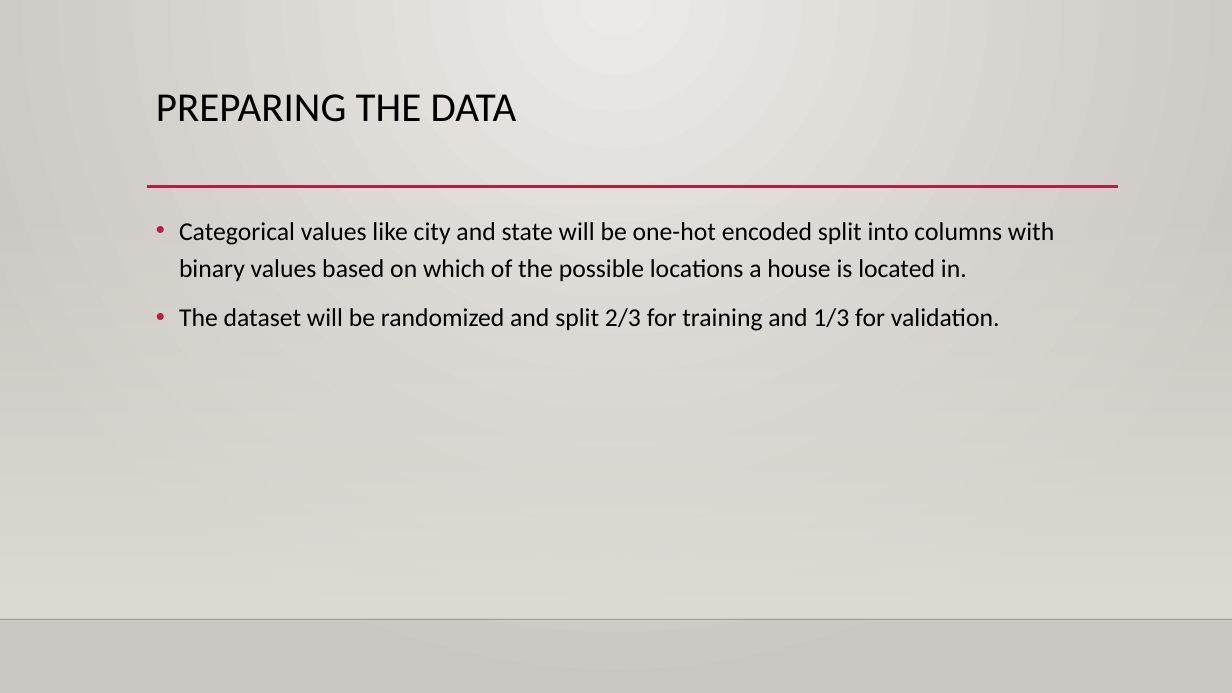
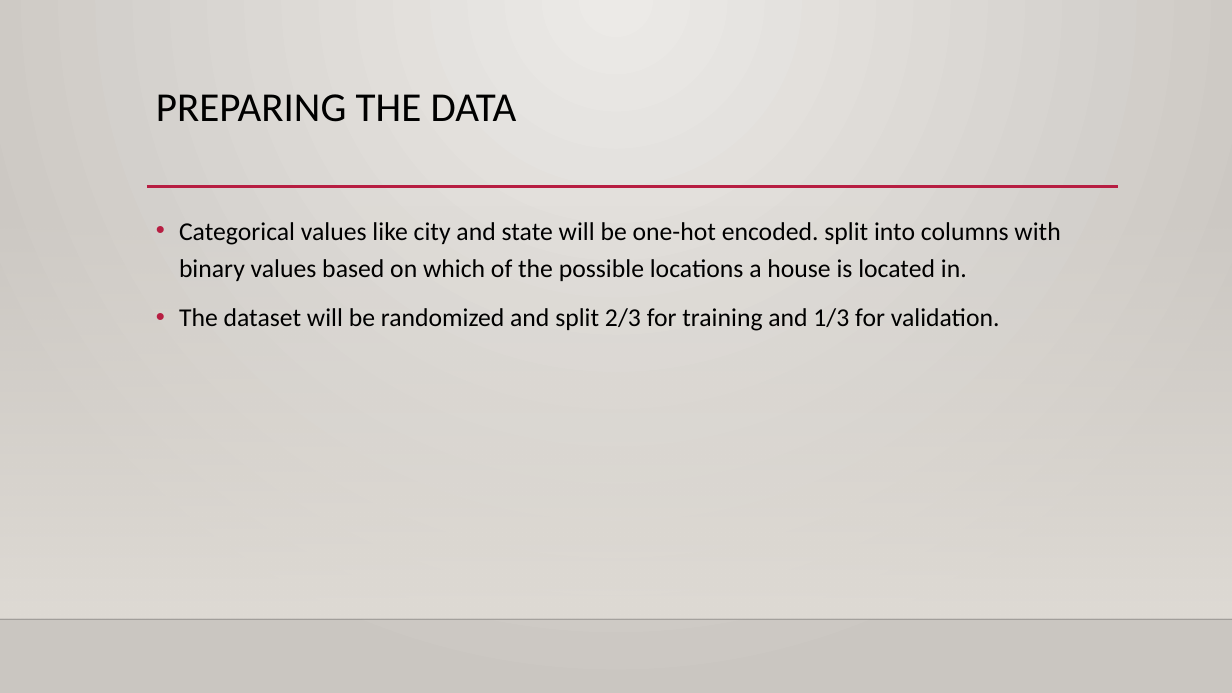
Before and after one commit to rygall/cs613_project, a slide deck: slide 6 of USA Real Estate Price Prediction_ryanedits.pptx (slide 5 before the commit). Drawn at 1232x693 pixels with LibreOffice and Linux fonts; fonts in the diff are those of the drawing; background and template pictures are left out. Boxes give left, top, right and bottom in pixels: in the first picture for what was removed or moved away, otherwise in the second. Text is boxed around its words. In the diff, an @@ line names an element or a change of style, - is before the commit and + after.

```diff
--- a/USA Real Estate Price Prediction_ryanedits.pptx
+++ b/USA Real Estate Price Prediction_ryanedits.pptx
@@ text at [179, 222, 1060, 281]: text changed @@
-• Categorical values like city and state will be one-hot encoded split into columns with binary values based on which of the possible locations a house is located in.
+• Categorical values like city and state will be one-hot encoded. split into columns with binary values based on which of the possible locations a house is located in.
```
Also in this commit, not shown: 2 other slides changed, 1 slide added.
